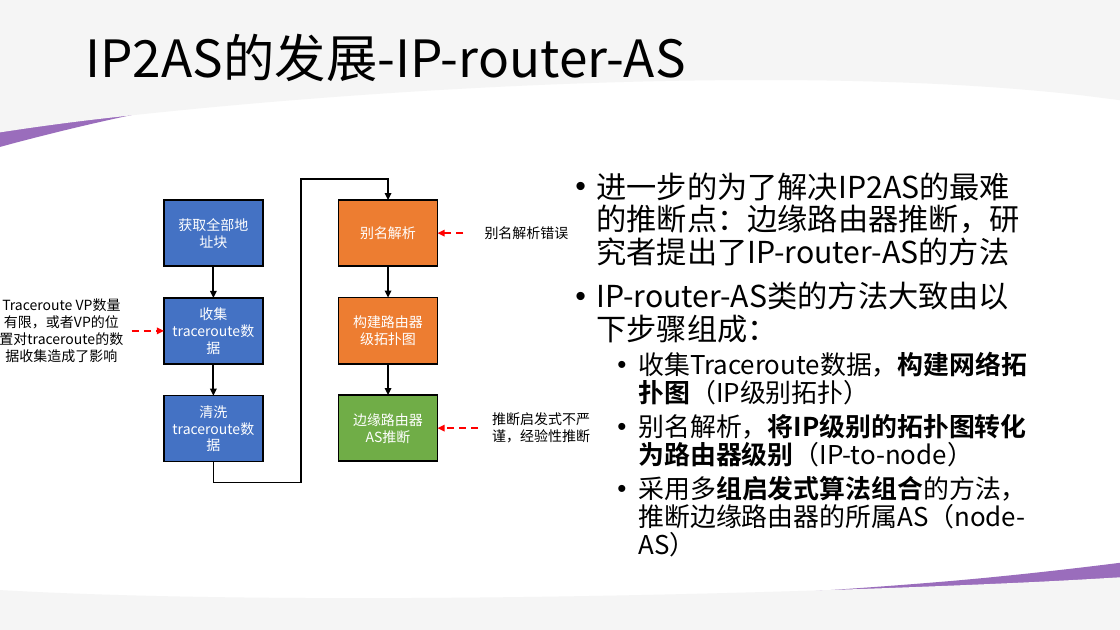
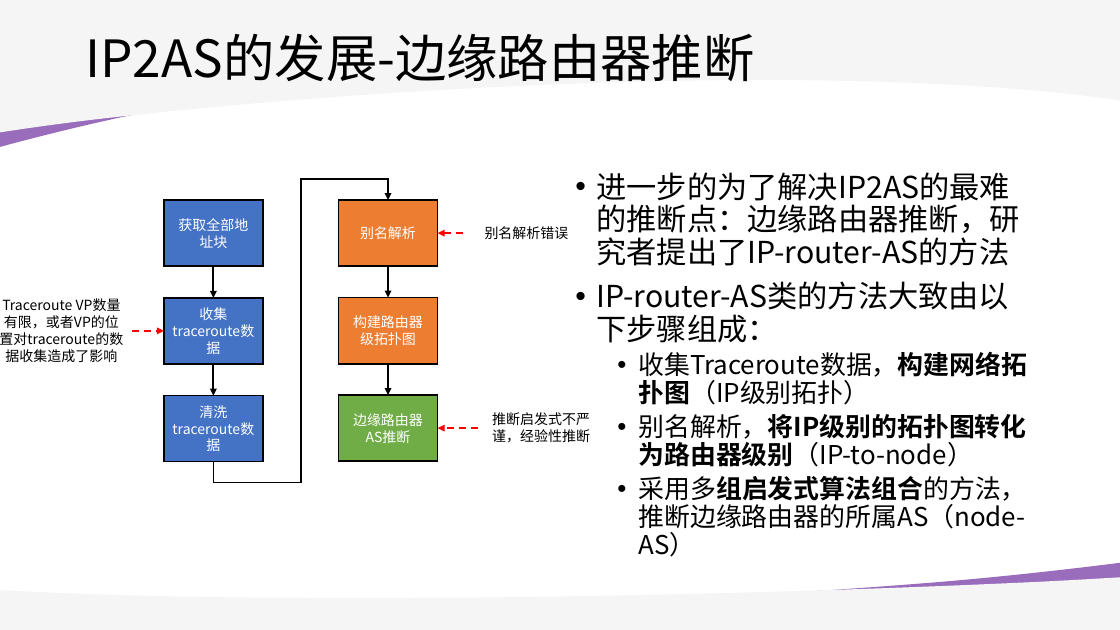
Before and after one commit to WhileBug/IP2AS_survey, a slide deck: slide 12 of PPT/IP2AS_survey.pptx (slide 9 before the commit). Drawn at 1120x630 pixels with LibreOffice and Linux fonts; fonts in the diff are those of the drawing; background and template pictures are left out. Boxes give left, top, right and bottom in pixels: in the first picture for what was removed or moved away, otherwise in the second. Text is boxed around its words. In the diff, an @@ line names an element or a change of style, - is before the commit and + after.

```diff
--- a/PPT/IP2AS_survey.pptx
+++ b/PPT/IP2AS_survey.pptx
@@ title at [85, 33, 754, 81]: text changed @@
-IP2AS的发展-IP-router-AS
+IP2AS的发展-边缘路由器推断
```
Also in this commit, not shown: 6 slides added, 1 other file.
